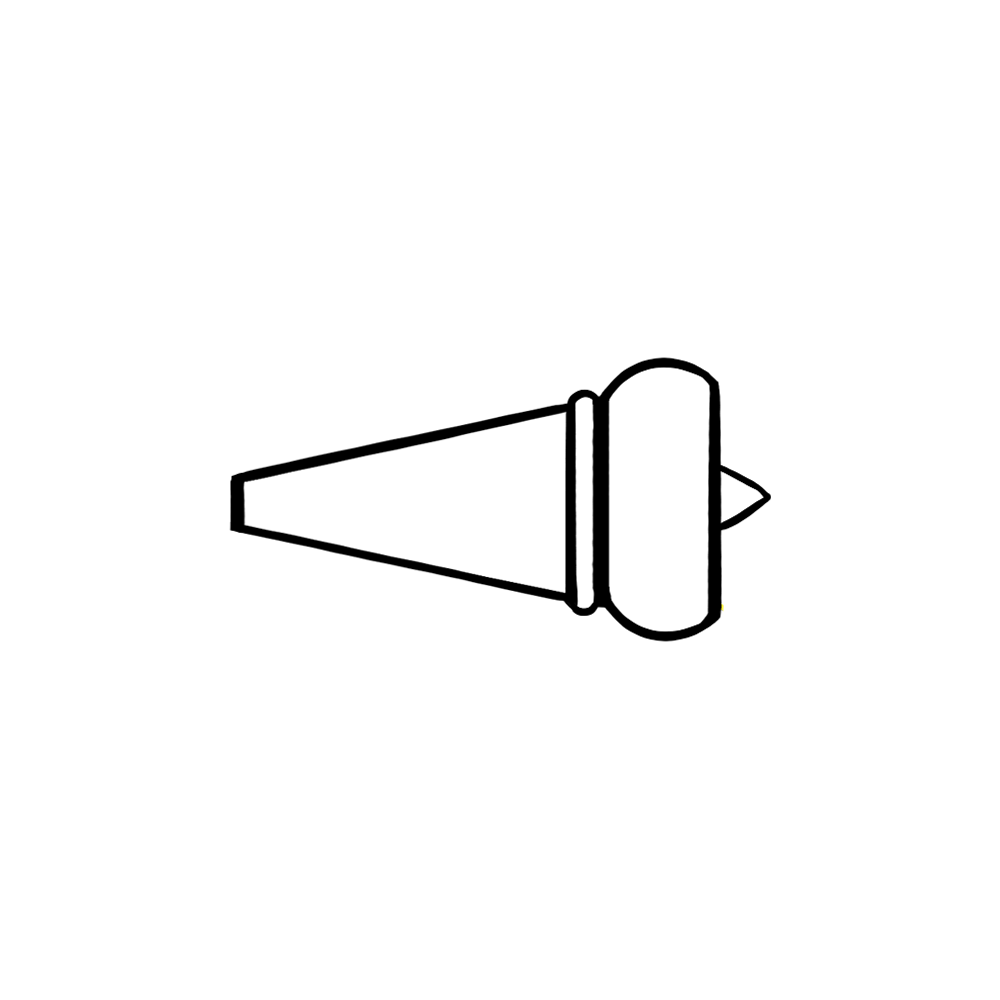
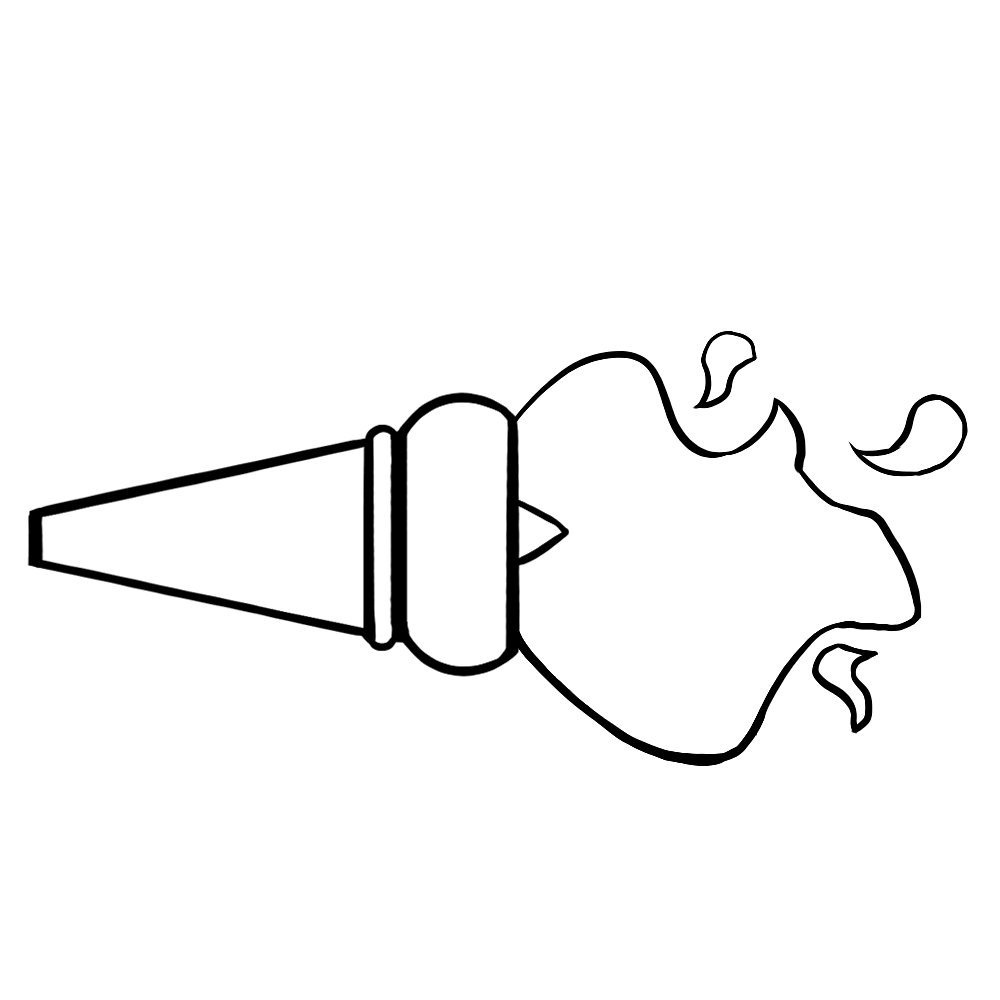
Before/after of a 1000x1000 layered artwork. What changed in the layer stack:
added layer "Layer 1" in group "Lineart" over [509, 331, 968, 766]
painted on "Base" over [27, 357, 771, 677]
